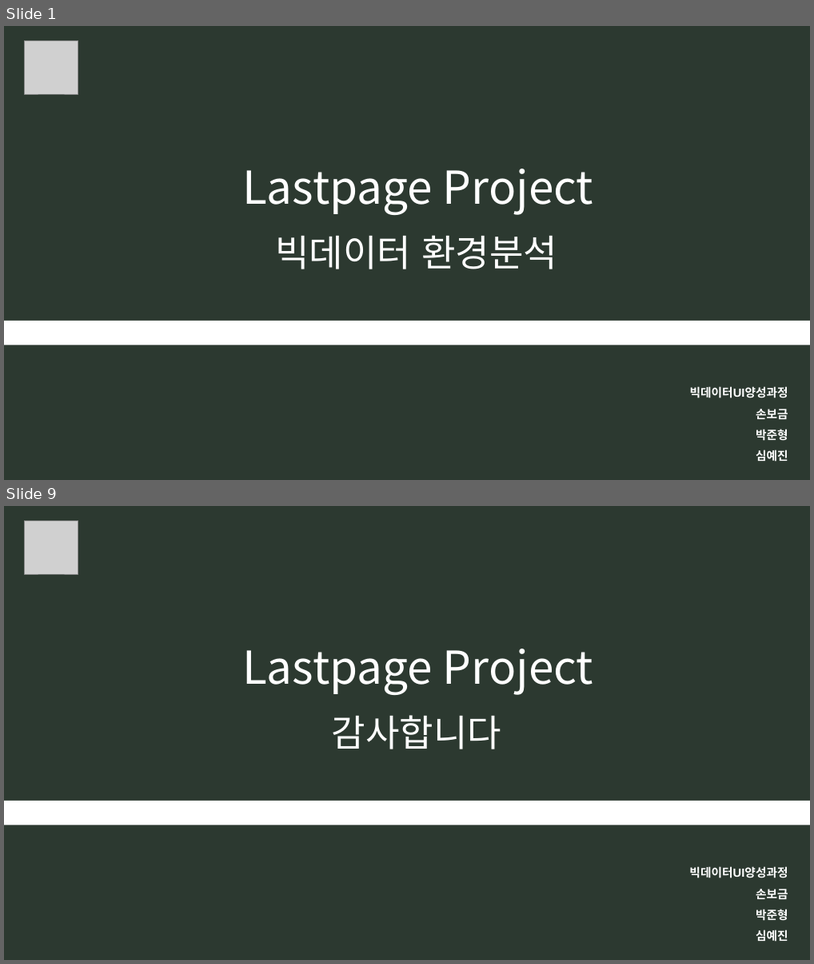
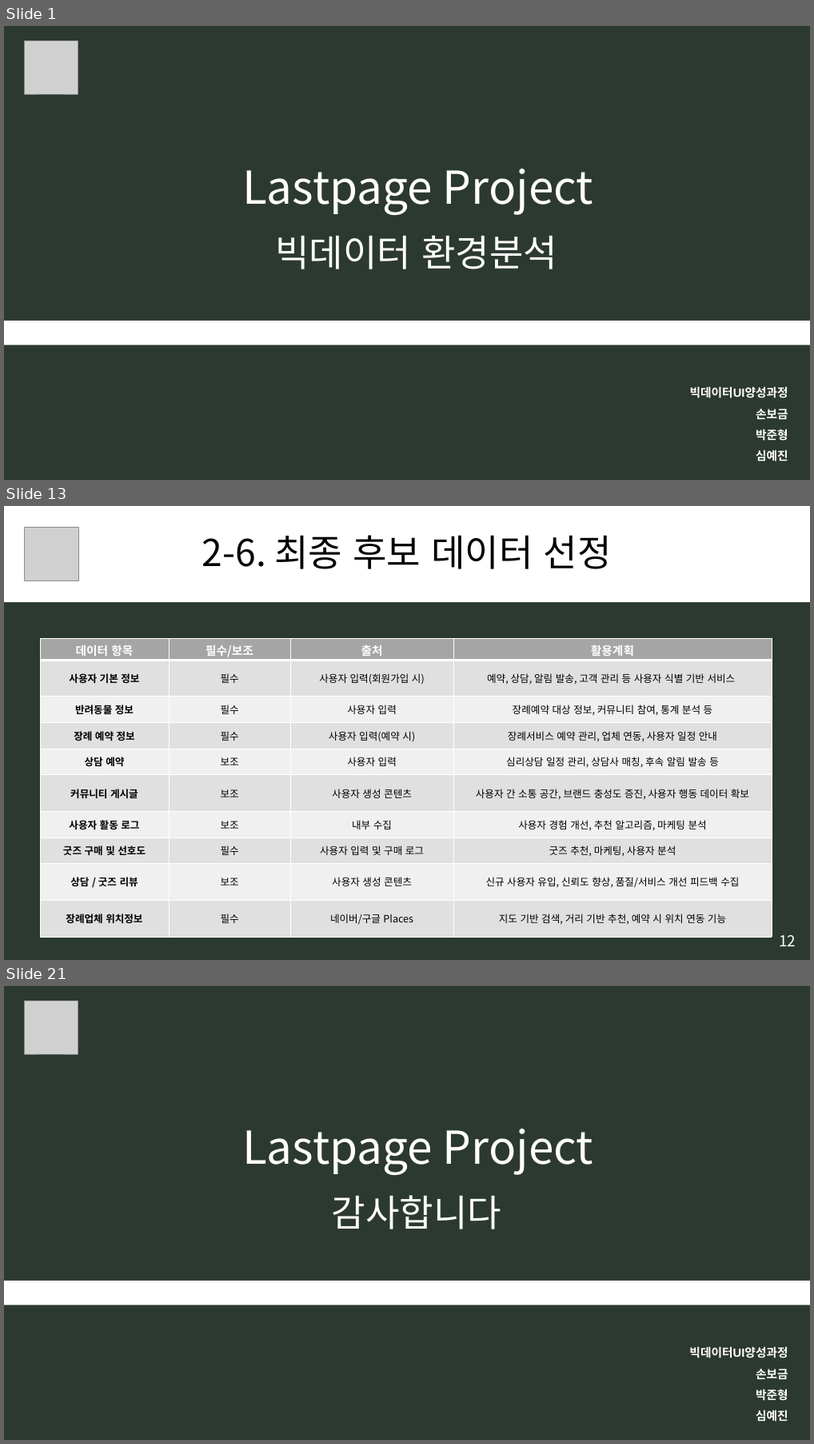
Before and after one commit to B735244/Bigdata_UI_Bogeum, a slide deck: 0. 모듈시험자료/[모듈] 9. 빅데이터 환경분석.pptx. Shown one above the other, each under a label of ours: slides 1 and 9 before the commit, slides 1, 13 and 21 after it; the slides between them are not shown. The pictures are 814x964 and 814x1444 pixels, drawn with LibreOffice and Linux fonts; fonts in the diff are those of the drawing; grey boxes stand for pictures. Boxes give left, top, right and bottom in pixels: in the first picture for what was removed or moved away, otherwise in the second. Text is boxed around its words. In the diff, an @@ line names an element or a change of style, - is before the commit and + after.

```diff
--- a/0. 모듈시험자료/[모듈] 9. 빅데이터 환경분석.pptx
+++ b/0. 모듈시험자료/[모듈] 9. 빅데이터 환경분석.pptx
@@ slide 13 added at (4,506,810,960), background #2C3930 @@
@@ rectangle added at (4,506,810,602), fill #FFFFFF, 44 pt, text #000000 @@
+2-6. 최종 후보 데이터 선정
@@ picture added at (25,527,78,581) @@
@@ table added at (40,639,772,936), 10 rows, 4 columns @@
+데이터 항목 | 필수/보조 | 출처 | 활용계획
+사용자 기본 정보 | 필수 | 사용자 입력(회원가입 시) | 예약, 상담, 알림 발송, 고객 관리 등 사용자 식별 기반 서비스
+반려동물 정보 | 필수 | 사용자 입력 | 장례예약 대상 정보, 커뮤니티 참여, 통계 분석 등
+장례 예약 정보 | 필수 | 사용자 입력(예약 시) | 장례서비스 예약 관리, 업체 연동, 사용자 일정 안내
+상담 예약 | 보조 | 사용자 입력 | 심리상담 일정 관리, 상담사 매칭, 후속 알림 발송 등
+커뮤니티 게시글 | 보조 | 사용자 생성 콘텐츠 | 사용자 간 소통 공간, 브랜드 충성도 증진, 사용자 행동 데이터 확보
+사용자 활동 로그 | 보조 | 내부 수집 | 사용자 경험 개선, 추천 알고리즘, 마케팅 분석
+굿즈 구매 및 선호도 | 필수 | 사용자 입력 및 구매 로그 | 굿즈 추천, 마케팅, 사용자 분석
+상담 / 굿즈 리뷰 | 보조 | 사용자 생성 콘텐츠 | 신규 사용자 유입, 신뢰도 향상, 품질/서비스 개선 피드백 수집
+장례업체 위치정보 | 필수 | 네이버/구글 Places | 지도 기반 검색, 거리 기반 추천, 예약 시 위치 연동 기능
@@ text added at (779,935,796,946), 18 pt, text #FFFFFF @@
+12
@@ what was slide 9 is now slide 21 @@
```
Also in this commit, not shown: 7 slides changed, 11 other slides added.
